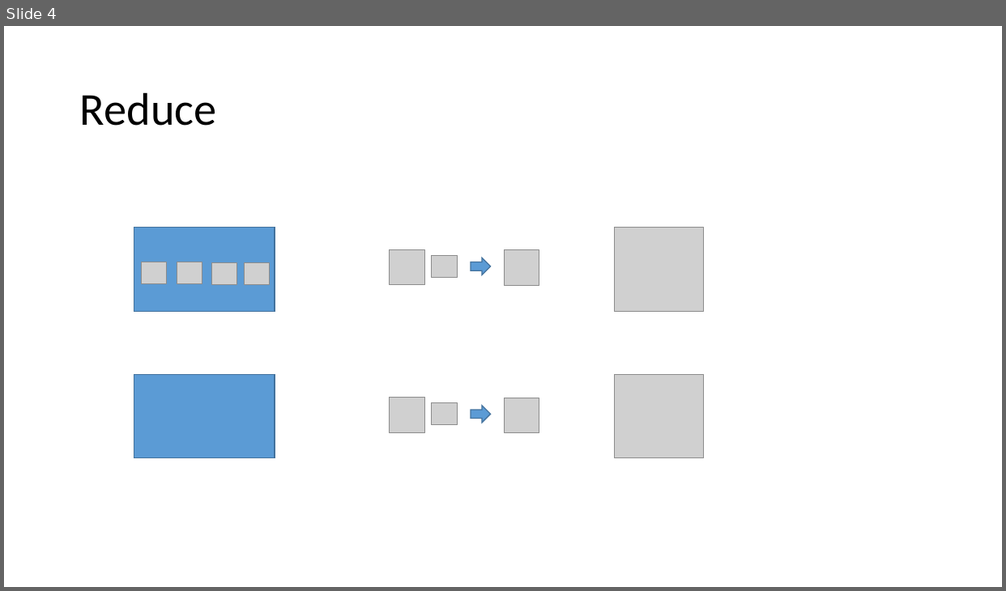
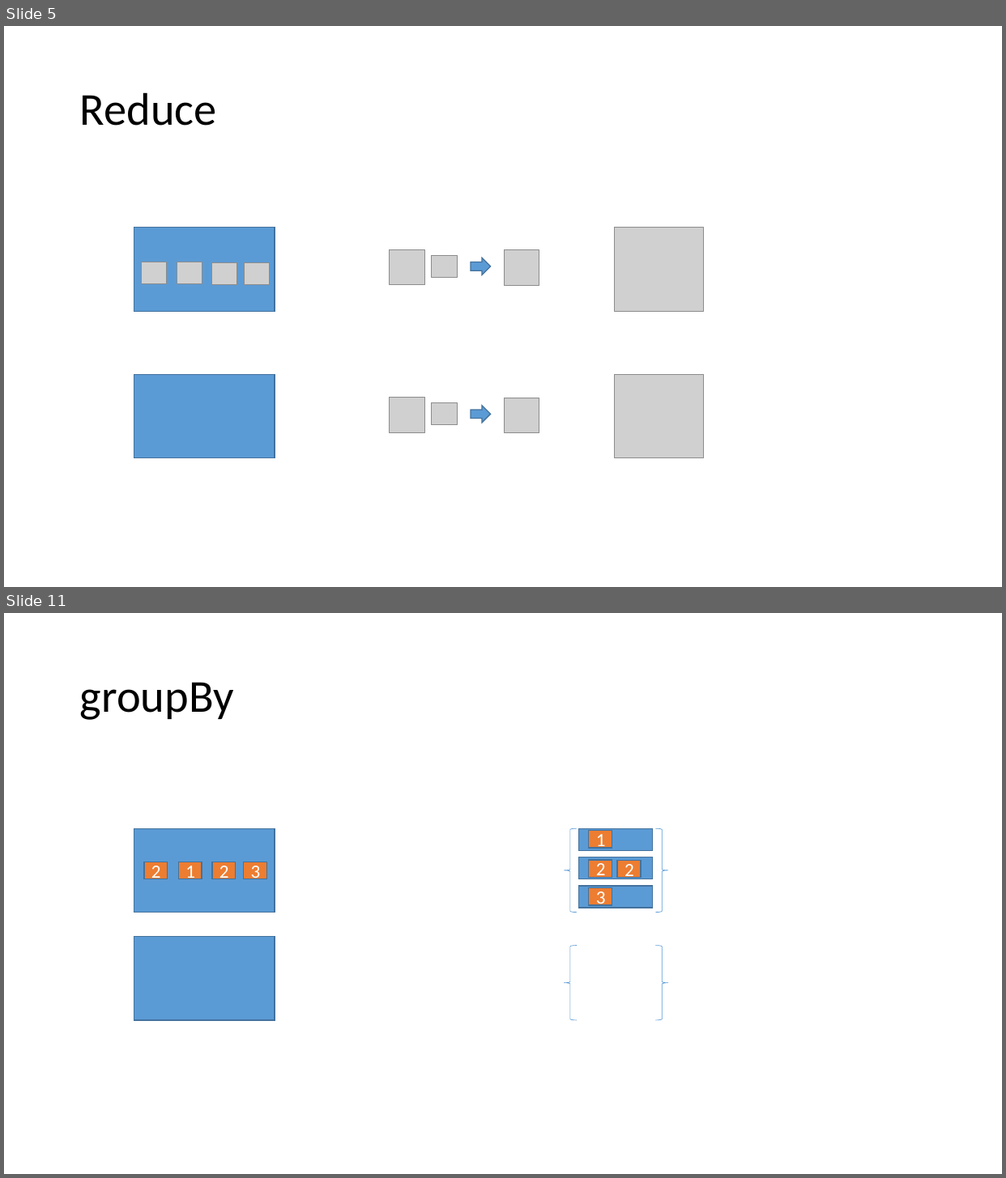
Before and after one commit to morotsman/lecture_functional_programming, a slide deck: lodash/List.pptx. Shown one above the other, each under a label of ours: slide 4 before the commit, slides 5 and 11 after it; the slides between them are not shown. The pictures are 1006x591 and 1006x1178 pixels, drawn with LibreOffice and Linux fonts; fonts in the diff are those of the drawing; grey boxes stand for pictures; background and template pictures are left out. Boxes give left, top, right and bottom in pixels: in the first picture for what was removed or moved away, otherwise in the second. Text is boxed around its words. In the diff, an @@ line names an element or a change of style, - is before the commit and + after.

```diff
--- a/lodash/List.pptx
+++ b/lodash/List.pptx
@@ slide 11 added at bbox=[4, 613, 1002, 1174], background #FFFFFF @@
@@ title added at bbox=[80, 682, 234, 720], 44 pt, text #000000 @@
+groupBy
@@ rectangle added at bbox=[134, 828, 275, 913], fill #5B9BD5, outline #43739E 1 pt @@
@@ left brace added at bbox=[564, 828, 577, 913], outline #5B9BD5 0.5 pt @@
@@ rectangle added at bbox=[579, 828, 652, 850], fill #5B9BD5, outline #43739E 1 pt @@
@@ rectangle added at bbox=[589, 831, 612, 848], fill #ED7D31, outline #43739E 1 pt, 18 pt, text #FFFFFF @@
+1
@@ right brace added at bbox=[656, 828, 669, 913], outline #5B9BD5 0.5 pt @@
@@ rectangle added at bbox=[144, 862, 167, 879], fill #ED7D31, outline #43739E 1 pt, 18 pt, text #FFFFFF @@
+2
@@ rectangle added at bbox=[178, 862, 202, 879], fill #ED7D31, outline #43739E 1 pt, 18 pt, text #FFFFFF @@
+1
@@ rectangle added at bbox=[212, 862, 236, 879], fill #ED7D31, outline #43739E 1 pt, 18 pt, text #FFFFFF @@
+2
@@ rectangle added at bbox=[244, 862, 266, 879], fill #ED7D31, outline #43739E 1 pt, 18 pt, text #FFFFFF @@
+3
@@ rectangle added at bbox=[579, 857, 652, 879], fill #5B9BD5, outline #43739E 1 pt @@
@@ rectangle added at bbox=[589, 860, 612, 877], fill #ED7D31, outline #43739E 1 pt, 18 pt, text #FFFFFF @@
+2
@@ rectangle added at bbox=[617, 861, 641, 878], fill #ED7D31, outline #43739E 1 pt, 18 pt, text #FFFFFF @@
+2
@@ rectangle added at bbox=[579, 886, 652, 908], fill #5B9BD5, outline #43739E 1 pt @@
@@ rectangle added at bbox=[589, 888, 612, 905], fill #ED7D31, outline #43739E 1 pt, 18 pt, text #FFFFFF @@
+3
@@ rectangle added at bbox=[134, 936, 275, 1020], fill #5B9BD5, outline #43739E 1 pt @@
@@ left brace added at bbox=[564, 945, 577, 1020], outline #5B9BD5 0.5 pt @@
@@ right brace added at bbox=[656, 945, 669, 1020], outline #5B9BD5 0.5 pt @@
@@ what was slide 4 is now slide 5 @@
```
Also in this commit, not shown: 2 slides changed, 2 other slides added, 1 other file.
